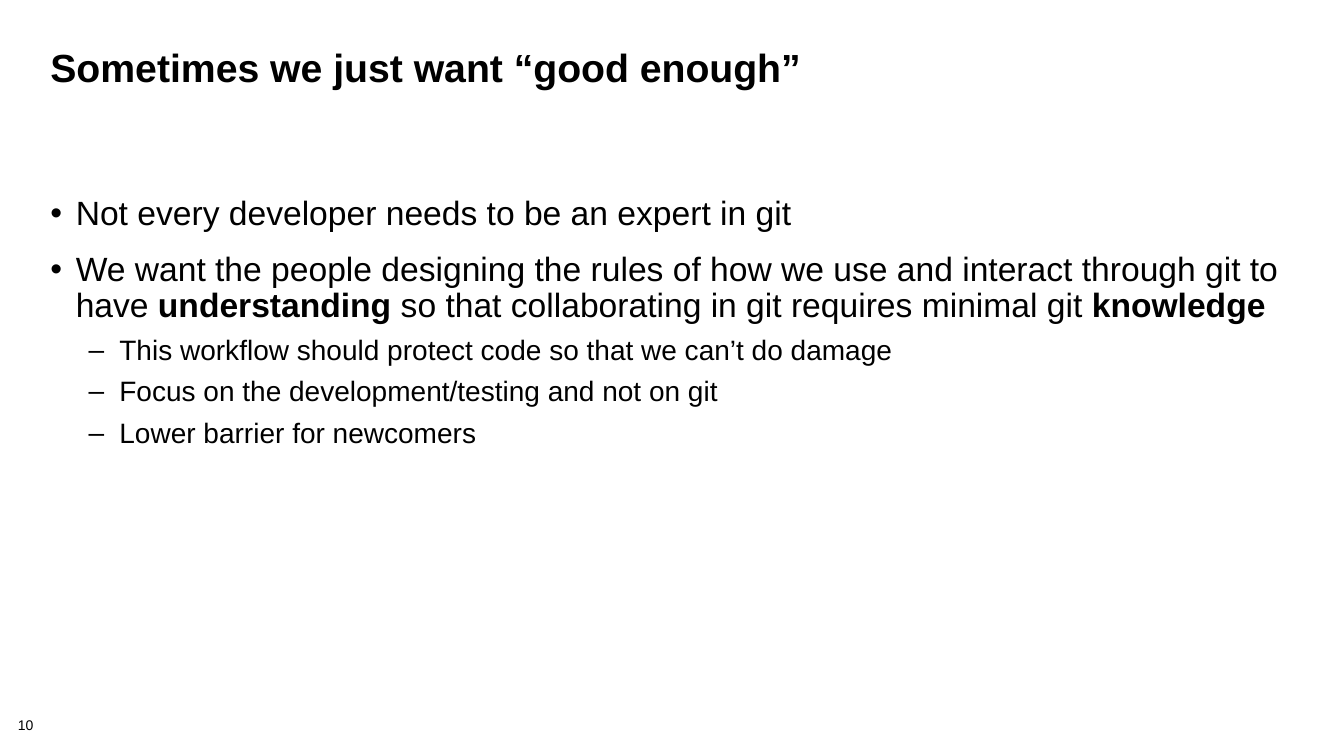
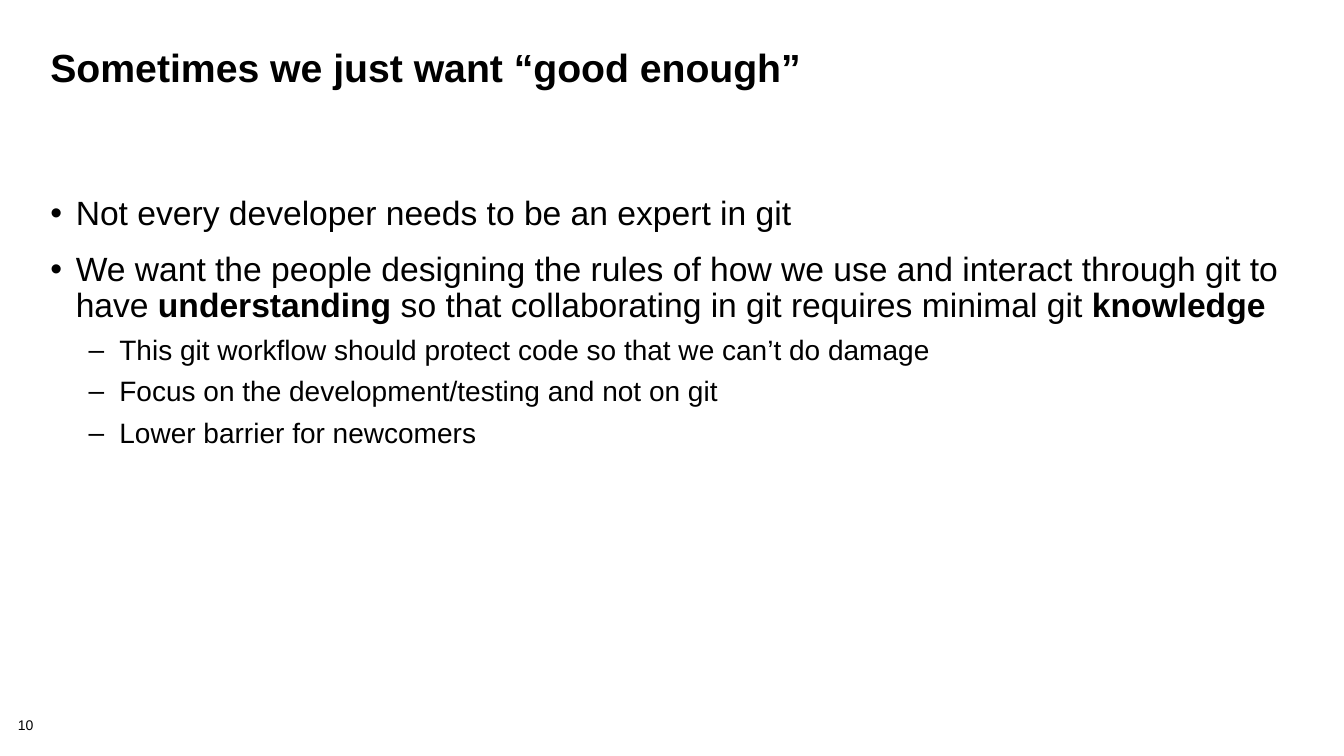
Before and after one commit to bssw-tutorial/presentations, a slide deck: slide 10 of lab-notebooks.pptx. Drawn at 1344x756 pixels with LibreOffice and Linux fonts; fonts in the diff are those of the drawing; background and template pictures are left out. Boxes give left, top, right and bottom in pixels: in the first picture for what was removed or moved away, otherwise in the second. Text is boxed around its words. In the diff, an @@ line names an element or a change of style, - is before the commit and + after.

```diff
--- a/lab-notebooks.pptx
+++ b/lab-notebooks.pptx
@@ text at box(119, 339, 929, 365): text changed @@
-  – This workflow should protect code so that we can’t do damage
+  – This git workflow should protect code so that we can’t do damage
```
Also in this commit, not shown: 4 other slides changed.
